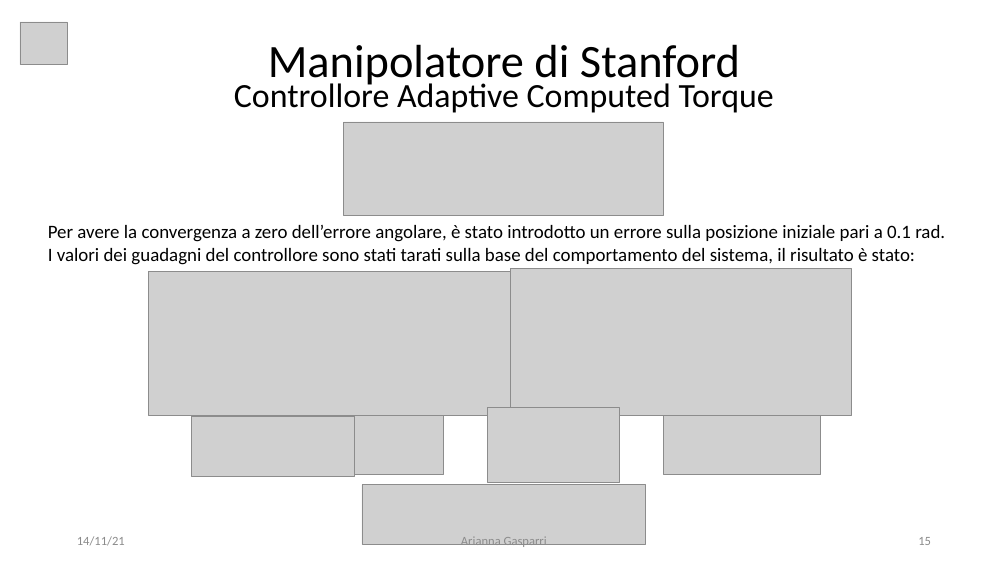
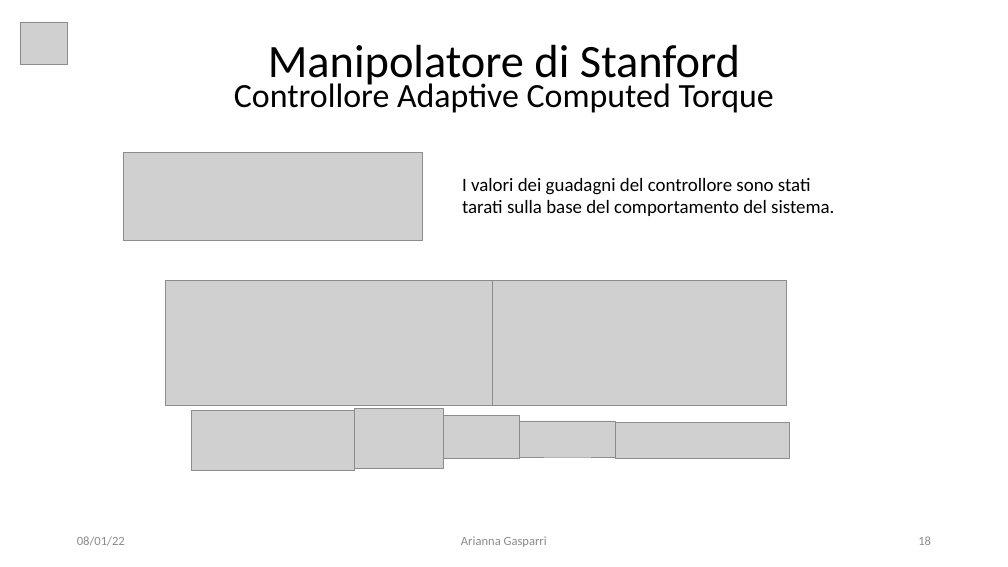
Before and after one commit to giga487/BicchiGas, a slide deck: slide 18 of Relazione/Presentazione.pptx (slide 15 before the commit). Drawn at 1008x567 pixels with LibreOffice and Linux fonts; fonts in the diff are those of the drawing; grey boxes stand for pictures. Boxes give left, top, right and bottom in pixels: in the first picture for what was removed or moved away, otherwise in the second. Text is boxed around its words. In the diff, an @@ line names an element or a change of style, - is before the commit and + after.

```diff
--- a/Relazione/Presentazione.pptx
+++ b/Relazione/Presentazione.pptx
@@ picture: place and size @@
-picture at (344,122,664,216)
+picture at (123,153,423,240)
@@ text at (462,178,834,216): text changed @@
-Per avere la convergenza a zero dell’errore angolare, è stato introdotto un errore sulla posizione iniziale pari a 0.1 rad.
-I valori dei guadagni del controllore sono stati tarati sulla base del comportamento del sistema, il risultato è stato:
+I valori dei guadagni del controllore sono stati tarati sulla base del comportamento del sistema.
@@ picture: place and size @@
-picture at (149,271,511,416)
+picture at (166,281,493,406)
@@ picture: place and size @@
-picture at (510,268,851,415)
+picture at (493,281,786,406)
@@ picture: place and size @@
-picture at (192,417,355,476)
+picture at (192,411,355,470)
@@ picture: place and size @@
-picture at (354,415,443,475)
+picture at (354,409,443,469)
@@ picture: place and size @@
-picture at (488,408,619,482)
+picture at (443,415,520,459)
@@ picture: place and size @@
-picture at (664,415,821,475)
+picture at (520,421,616,457)
@@ picture: place and size @@
-picture at (362,485,646,544)
+picture at (616,422,790,458)
@@ text at (77,536,125,546): text changed @@
-14/11/21
+08/01/22
```
Also in this commit, not shown: 23 other slides changed, 14 slides added, 3 slides removed, 44 other files.
